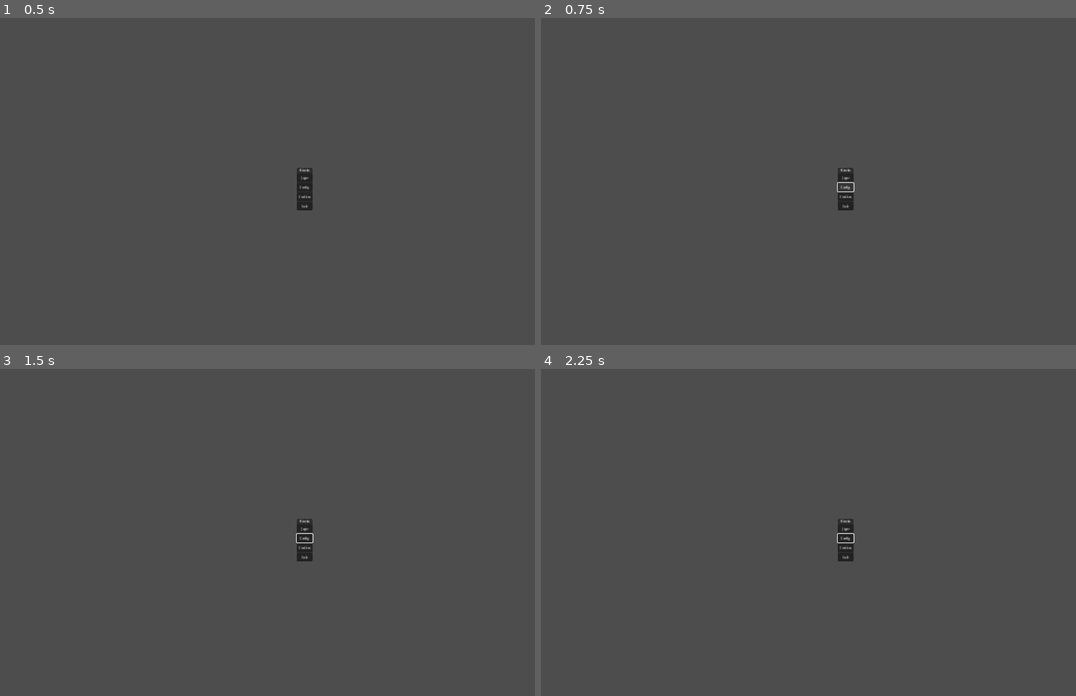
Above: before the commit, frames 1-4 (two rows, left to right).
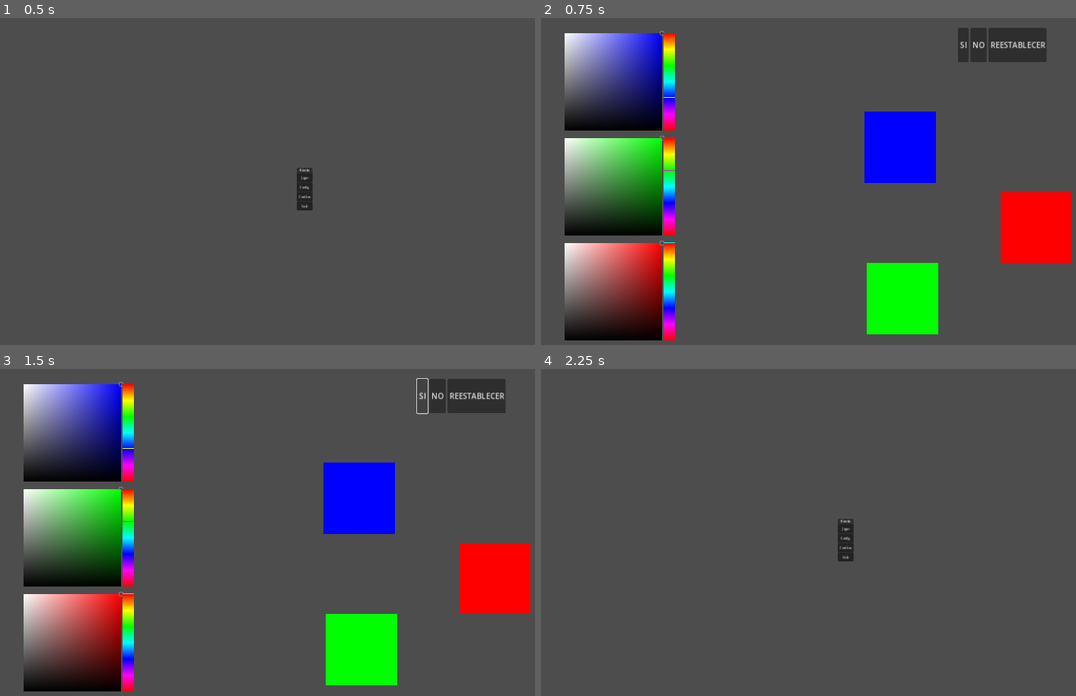
Above: after the commit, the same moments.

Repository: hernanPoblete/kineko
Game: Godot game, scene res://menus/inicio.tscn
Same seed, same stepped clock (60 frames per second), same inputs: the game is played once before the commit and once after it.
Inputs (mouse positions are in pixels of both pictures, inside the frame that each line leads up to):
- Up to frame 1 (0.5 s): no input
- Up to frame 2 (0.75 s): click "Config." at 0.5 s
- Up to frame 3 (1.5 s): click (422, 395) at 1.25 s, where only the run after the commit has a clickable "SI"
- Up to frame 4 (2.25 s): click (979, 395) at 2 s, where only the run after the commit has a clickable "NO"

Frame 1 is identical in both runs. In frame 2, 28% of the frame differs, in the area x 4-100%, y 3-99%; in frame 3, 28%; in frame 4, less than 0.1%.

Commit message:
se crea menu de seleccion de colores. Falta agregar guardado de archivos

Diff:
--- a/levels/test/kineko_do_kineko_stuff.tscn
+++ b/levels/test/kineko_do_kineko_stuff.tscn
@@ -4,5 +4,8 @@
 
 [node name="kineko_do_kineko_stuff" type="Node2D"]
 
-[node name="kineko" parent="." instance=ExtResource("1_57ob3")]
+[node name="Node2D" type="Node2D" parent="."]
+scale = Vector2(0.5, 0.5)
+
+[node name="kineko" parent="Node2D" instance=ExtResource("1_57ob3")]
 position = Vector2(330, 435)
--- a/menus/VBoxContainer.gd
+++ b/menus/VBoxContainer.gd
@@ -8,11 +8,13 @@
 
 func _ready() -> void:
 	jugar.pressed.connect(_on_jugar_pressed)
-	#config.pressed.connect(_on_config_pressed)
+	config.pressed.connect(_on_config_pressed)
 	#creditos.pressed.connect(_on_creditos_pressed)
 	salir.pressed.connect(_on_salir_pressed)
 
 func _on_jugar_pressed():
 	get_tree().change_scene_to_file("res://levels/test/knight_moves.tscn")
+func _on_config_pressed():
+	get_tree().change_scene_to_file("res://menus/colors.tscn")
 func _on_salir_pressed():
 	get_tree().quit()
--- /dev/null
+++ b/menus/color_menu.gd
@@ -0,0 +1,41 @@
+extends Control
+
+#Poner en color la variable global de los colores (branch de Nabil)
+@export var color: Array[Color]=[Color(0,0,1), Color(0,1,0), Color(1,0,0)]
+@export var new: Array[Color]=color
+
+
+@onready var si = $HBoxContainer/si
+@onready var no = $HBoxContainer/no
+@onready var res = $HBoxContainer/res
+
+func _ready():
+	$"preview/0".color = new[0]
+	$"preview/1".color = new[1]
+	$"preview/2".color = new[2]
+
+	$"pickers/Color 0".color = color[0]
+	$"pickers/Color 1".color = color[1]
+	$"pickers/Color 2".color = color[2]
+
+
+	si.pressed.connect(guardar_colores)
+	no.pressed.connect(menu_principal)
+	res.pressed.connect(reset_colores)
+
+
+
+func _process(delta):
+	new[0]=$"pickers/Color 0".color
+	new[1]=$"pickers/Color 1".color
+	new[2]=$"pickers/Color 2".color
+	$"preview/0".color = new[0]
+	$"preview/1".color = new[1]
+	$"preview/2".color = new[2]
+
+func reset_colores():
+	get_tree().change_scene_to_file("res://menus/colors.tscn")
+func guardar_colores():
+	print("uwu")
+func menu_principal():
+	get_tree().change_scene_to_file("res://menus/inicio.tscn")
--- /dev/null
+++ b/menus/colors.tscn
@@ -0,0 +1,120 @@
+[gd_scene load_steps=2 format=3 uid="uid://4fj1a6lqches"]
+
+[ext_resource type="Script" path="res://menus/color_menu.gd" id="1_eutrv"]
+
+[node name="colors" type="Control"]
+layout_mode = 3
+anchors_preset = 15
+anchor_right = 1.0
+anchor_bottom = 1.0
+grow_horizontal = 2
+grow_vertical = 2
+script = ExtResource("1_eutrv")
+
+[node name="pickers" type="VBoxContainer" parent="."]
+layout_mode = 1
+offset_right = 415.0
+offset_bottom = 896.0
+scale = Vector2(0.8, 0.8)
+alignment = 1
+metadata/_edit_lock_ = true
+
+[node name="Color 0" type="ColorPicker" parent="pickers"]
+layout_mode = 2
+size_flags_horizontal = 4
+size_flags_vertical = 0
+alignment = 1
+edit_alpha = false
+color_mode = 1
+can_add_swatches = false
+sampler_visible = false
+color_modes_visible = false
+sliders_visible = false
+hex_visible = false
+presets_visible = false
+
+[node name="Color 1" type="ColorPicker" parent="pickers"]
+layout_mode = 2
+size_flags_horizontal = 4
+size_flags_vertical = 4
+alignment = 1
+edit_alpha = false
+can_add_swatches = false
+sampler_visible = false
+color_modes_visible = false
+sliders_visible = false
+hex_visible = false
+presets_visible = false
+
+[node name="Color 2" type="ColorPicker" parent="pickers"]
+layout_mode = 2
+size_flags_horizontal = 4
+size_flags_vertical = 8
+alignment = 1
+edit_alpha = false
+color_mode = 1
+can_add_swatches = false
+sampler_visible = false
+color_modes_visible = false
+sliders_visible = false
+hex_visible = false
+presets_visible = false
+
+[node name="preview" type="Control" parent="."]
+custom_minimum_size = Vector2(150, 150)
+layout_mode = 1
+anchor_left = 0.297656
+anchor_top = 0.4125
+anchor_right = 0.998438
+anchor_bottom = 0.997222
+metadata/_edit_use_anchors_ = true
+
+[node name="0" type="ColorRect" parent="preview"]
+layout_mode = 2
+offset_left = 299.0
+offset_top = -100.0
+offset_right = 449.0
+offset_bottom = 50.0
+size_flags_horizontal = 0
+size_flags_vertical = 4
+
+[node name="1" type="ColorRect" parent="preview"]
+layout_mode = 0
+offset_left = 304.0
+offset_top = 219.0
+offset_right = 454.0
+offset_bottom = 369.0
+size_flags_horizontal = 0
+size_flags_vertical = 4
+
+[node name="2" type="ColorRect" parent="preview"]
+layout_mode = 0
+offset_left = 585.0
+offset_top = 69.0
+offset_right = 735.0
+offset_bottom = 219.0
+size_flags_horizontal = 0
+size_flags_vertical = 4
+
+[node name="HBoxContainer" type="HBoxContainer" parent="."]
+layout_mode = 0
+offset_left = 679.0
+offset_top = 21.0
+offset_right = 1261.0
+offset_bottom = 93.0
+alignment = 1
+
+[node name="si" type="Button" parent="HBoxContainer"]
+layout_mode = 2
+size_flags_horizontal = 0
+text = "SI"
+
+[node name="no" type="Button" parent="HBoxContainer"]
+layout_mode = 2
+size_flags_horizontal = 4
+text = "NO"
+
+[node name="res" type="Button" parent="HBoxContainer"]
+layout_mode = 2
+size_flags_horizontal = 8
+text = "REESTABLECER"
--- /dev/null
+++ b/scenes/levelManager.gd
@@ -0,0 +1,11 @@
+extends Node
+
+
+@export var currentLevel: PackedScene
+@export var levels: Array[PackedScene]
+
+
+
+# Ir al menú principal
+func go_to_menu():
+	return 0
--- /dev/null
+++ b/scenes/levelManager.tscn
@@ -0,0 +1,6 @@
+[gd_scene load_steps=2 format=3 uid="uid://73bihbjkovm6"]
+
+[ext_resource type="Script" path="res://scenes/levelManager.gd" id="1_5ttwn"]
+
+[node name="levelManager" type="Node"]
+script = ExtResource("1_5ttwn")
--- a/sprites/kineko-sprites/kineko.tscn
+++ b/sprites/kineko-sprites/kineko.tscn
@@ -5,7 +5,7 @@
 [ext_resource type="Texture2D" uid="uid://khpg4serqb38" path="res://sprites/kineko-sprites/gorritowo.PNG" id="2_a3lg7"]
 
 [sub_resource type="RectangleShape2D" id="RectangleShape2D_lkk28"]
-size = Vector2(471, 405)
+size = Vector2(233, 201)
 
 [sub_resource type="Animation" id="Animation_8a2hk"]
 resource_name = "idle"
@@ -25,16 +25,17 @@
 script = ExtResource("1_1knl2")
 
 [node name="CollisionShape2D" type="CollisionShape2D" parent="CharacterBody2D"]
-position = Vector2(-1.5, 3.5)
+position = Vector2(-0.5, 2.5)
 shape = SubResource("RectangleShape2D_lkk28")
 
 [node name="Gatete" type="Sprite2D" parent="CharacterBody2D"]
+scale = Vector2(0.5, 0.5)
 texture = ExtResource("1_jv318")
 vframes = 6
 
 [node name="Gorritowo" type="Sprite2D" parent="CharacterBody2D"]
-position = Vector2(-2, -197)
-scale = Vector2(0.627, 0.627)
+position = Vector2(-1, -88)
+scale = Vector2(0.314, 0.314)
 texture = ExtResource("2_a3lg7")
 
 [node name="AnimationPlayer" type="AnimationPlayer" parent="CharacterBody2D"]
Not shown, added: data/colordata.data
